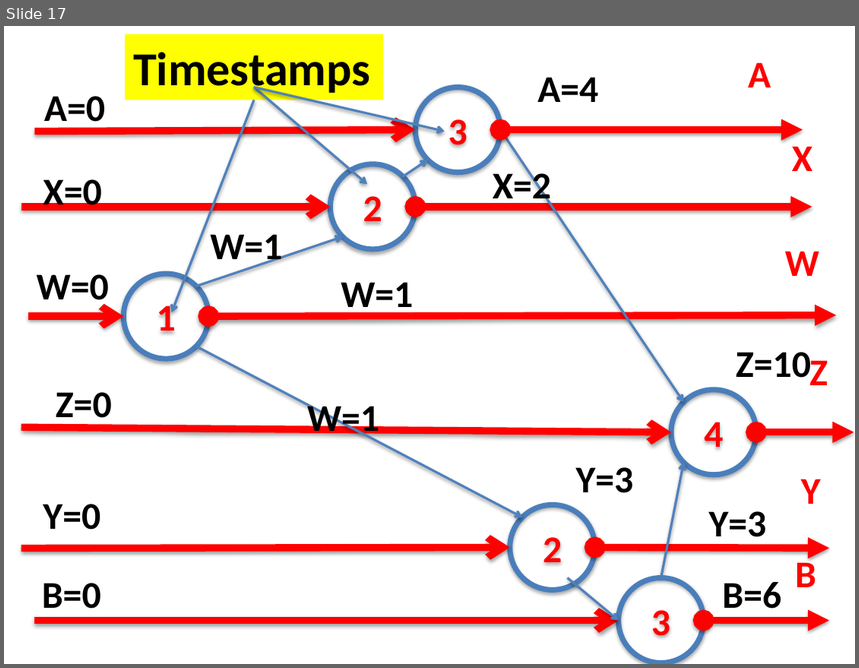
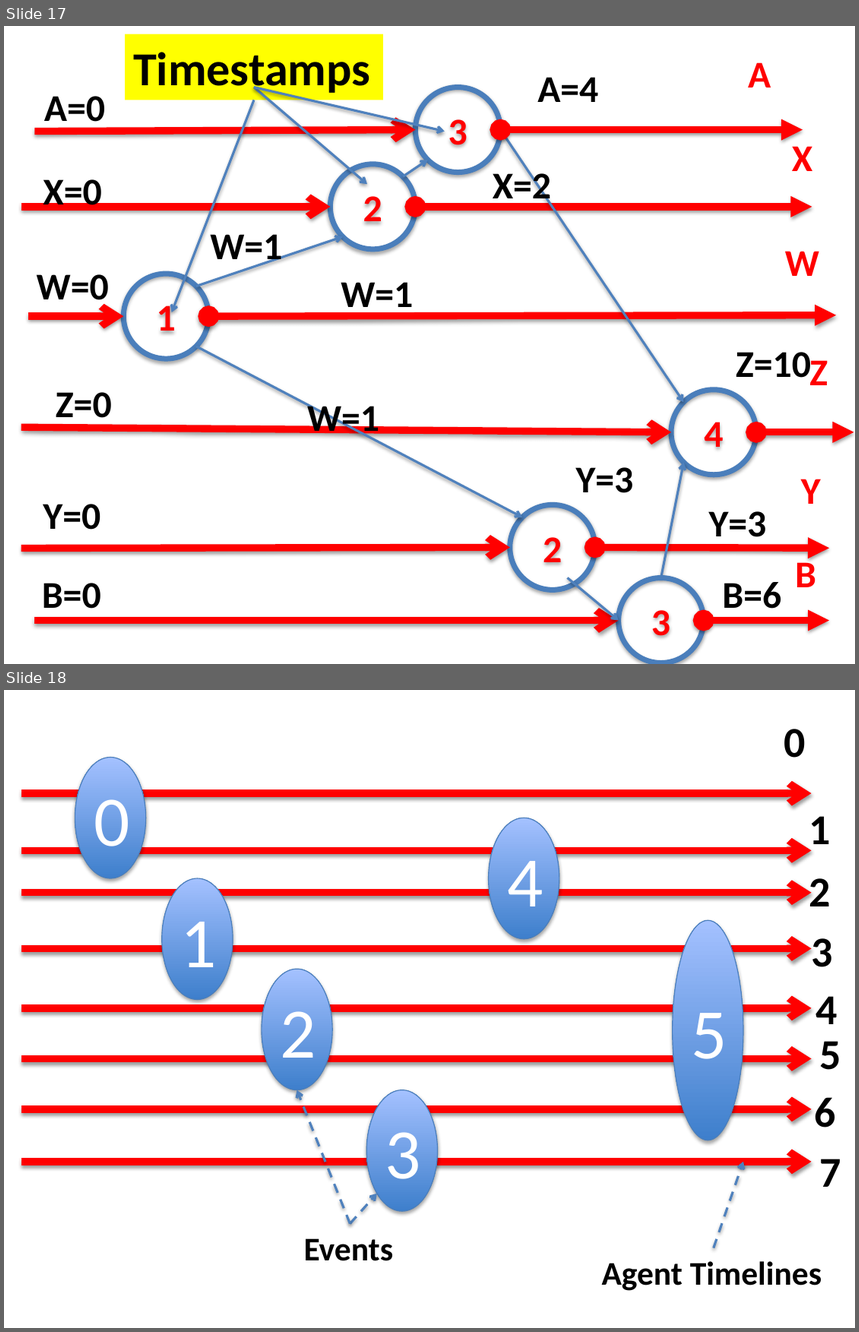
Before and after one commit to kmchandy/kmchandy.github.io, a slide deck: TimelineDiagrams/TimelineDiagrams.pptx. Shown one above the other, each under a label of ours: slide 17 before the commit, slides 17 and 18 after it. The pictures are 859x668 and 859x1332 pixels, drawn with LibreOffice and Linux fonts; fonts in the diff are those of the drawing. Boxes give left, top, right and bottom in pixels: in the first picture for what was removed or moved away, otherwise in the second. Text is boxed around its words. In the diff, an @@ line names an element or a change of style, - is before the commit and + after.

Commit message:
Added Snapshot Example with Synchronous Agents.

```diff
--- a/TimelineDiagrams/TimelineDiagrams.pptx
+++ b/TimelineDiagrams/TimelineDiagrams.pptx
@@ slide 18 added at [4,690,855,1328], background #FFFFFF @@
@@ text added at [785,729,806,758], 36 pt, text #000000, bold @@
+0
@@ ellipse added at [75,757,145,878], fill gradient #3F80CE to #A4C4FF, outline #4B7EBC 0.75 pt, 60 pt, text #FFFFFF @@
+0
@@ arrow added from (21, 793) to (812, 793), #FF0000 6 pt @@
@@ ellipse added at [488,818,559,939], fill gradient #3F80CE to #A4C4FF, outline #4B7EBC 0.75 pt, 60 pt, text #FFFFFF @@
+4
@@ text added at [809,816,830,854], 36 pt, text #000000, bold @@
+1
@@ arrow added from (21, 851) to (812, 851), #FF0000 6 pt @@
@@ arrow added from (21, 893) to (812, 893), #FF0000 6 pt @@
@@ ellipse added at [161,878,232,999], fill gradient #3F80CE to #A4C4FF, outline #4B7EBC 0.75 pt, 60 pt, text #FFFFFF @@
+1
@@ text added at [809,878,830,907], 36 pt, text #000000, bold @@
+2
@@ ellipse added at [672,921,743,1140], fill gradient #3F80CE to #A4C4FF, outline #4B7EBC 0.75 pt, 60 pt, text #FFFFFF @@
+5
@@ text added at [812,939,833,967], 36 pt, text #000000, bold @@
+3
@@ arrow added from (21, 948) to (812, 948), #FF0000 6 pt @@
@@ ellipse added at [262,969,332,1090], fill gradient #3F80CE to #A4C4FF, outline #4B7EBC 0.75 pt, 60 pt, text #FFFFFF @@
+2
@@ arrow added from (21, 1008) to (812, 1008), #FF0000 6 pt @@
@@ text added at [816,996,838,1024], 36 pt, text #000000, bold @@
+4
@@ text added at [820,1041,842,1070], 36 pt, text #000000, bold @@
+5
@@ arrow added from (21, 1059) to (812, 1059), #FF0000 6 pt @@
@@ arrow added from (351, 1224) to (297, 1090), #4F81BD 2 pt dashed @@
@@ ellipse added at [367,1090,437,1211], fill gradient #3F80CE to #A4C4FF, outline #4B7EBC 0.75 pt, 60 pt, text #FFFFFF @@
+3
@@ text added at [815,1097,836,1128], 36 pt, text #000000, bold @@
+6
@@ arrow added from (21, 1110) to (812, 1110), #FF0000 6 pt @@
@@ arrow added from (21, 1161) to (812, 1161), #FF0000 6 pt @@
@@ arrow added from (714, 1249) to (743, 1161), #4F81BD 2 pt dashed @@
@@ text added at [820,1159,842,1187], 36 pt, text #000000, bold @@
+7
@@ arrow added from (351, 1224) to (377, 1194), #4F81BD 2 pt dashed @@
@@ text added at [304,1239,393,1262], 28 pt, text #000000, bold @@
+Events
@@ text added at [602,1262,822,1291], 28 pt, text #000000, bold @@
+Agent Timelines
```
Also in this commit, not shown: 7 other slides added, 11 other files.
